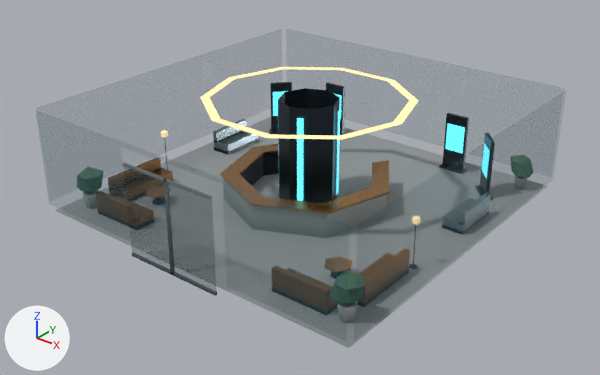
What one commit did to the glTF model ui/3d/system-world/v3/lobby-agent.lod2.glb.
Rendered twice from a 50 mm lens placed at (17.98, -23.0, 15.47), pointed at (0.16, -0.72, 1.66). The lights are fixed; the arrows at lower left show +X, +Y and +Z. The older version comes first. Where no turn or scale is listed for an object, it has been applied to the vertices. Vertices at exactly the same position are counted once.
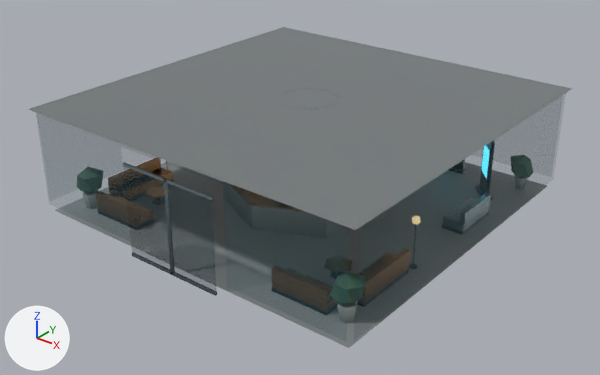
Where the newer file only moved an object's origin or applied its transform, the numbers keep the older frame.

Patch to the scene script:
```diff
--- a/ui/3d/system-world/v3/lobby-agent.lod2.glb.py
+++ b/ui/3d/system-world/v3/lobby-agent.lod2.glb.py
@@ me_mesh_2 @@
 # used by ob_mesh_2; location = (-7.05, 7.05, 0.0)
 # verts and faces of me_mesh_2; kept vertices keep their numbers, new ones are numbered from 650
-me_mesh_2.from_pydata(...)  # 650 vertices, 946 faces; spans x 0.0..14.1, y -14.1..0.0, z 0.9..5.0
+me_mesh_2.from_pydata(...)  # 654 vertices, 948 faces; spans x -0.13..14.23, y -14.23..0.13, z 0.9..5.0
+# me_mesh_2 part 1
+verts[650] = (-0.13, 0.13, 4.99)  # pixel (283, 27)
+verts[651] = (14.23, 0.13, 4.99)  # pixel (572, 88)
+verts[652] = (14.23, -14.23, 4.99)  # pixel (355, 229)
+verts[653] = (-0.13, -14.23, 4.99)  # pixel (27, 109)
+faces += [(650, 651, 652), (650, 652, 653)]  # mat_city_kerb
+# me_mesh_2 part 2: 60 kept faces spanning x 0.0..14.1, y -14.1..0.0, z 0.9..5.0 get new vertex colours
 me_mesh_2.materials.append(mat_city_kerb)
```

Pixel boxes [x1, y1, x2, y2] of what changed, in the pictures (600 x 375 px):
'Mesh_2', reshaped: before [55, 67, 547, 348]; after [28, 27, 572, 348]
part 1 of me_mesh_2, added: after [28, 27, 572, 230]
part 2 of me_mesh_2, recoloured: before [278, 88, 340, 203]; after [288, 88, 335, 109]
